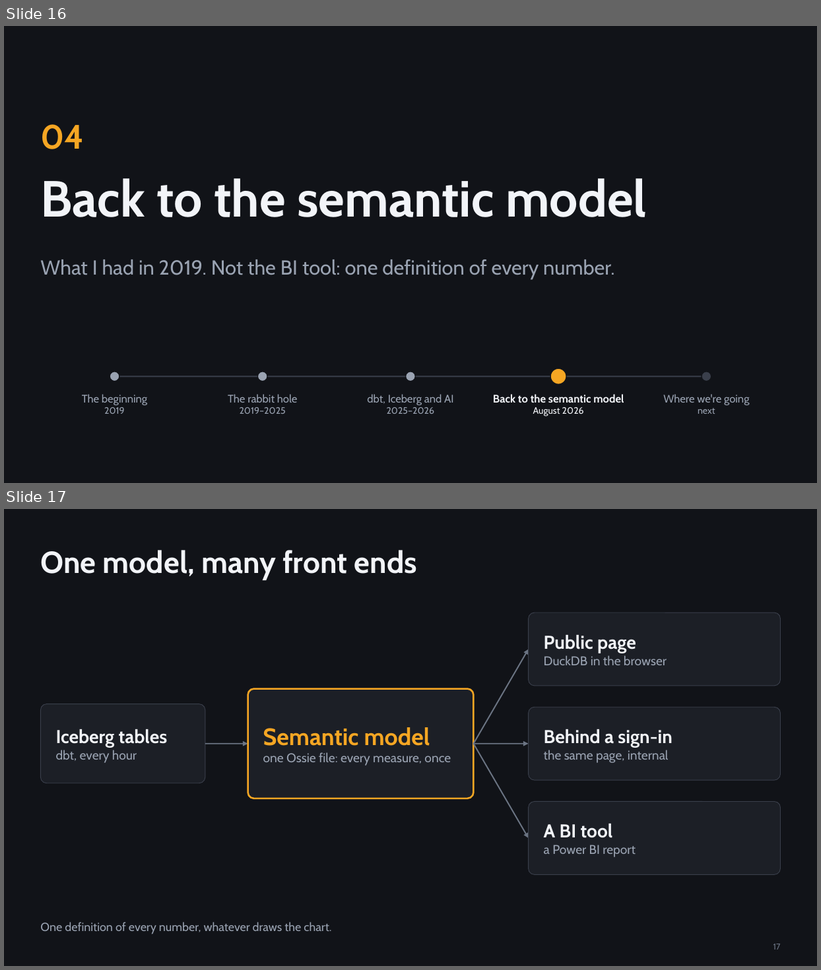
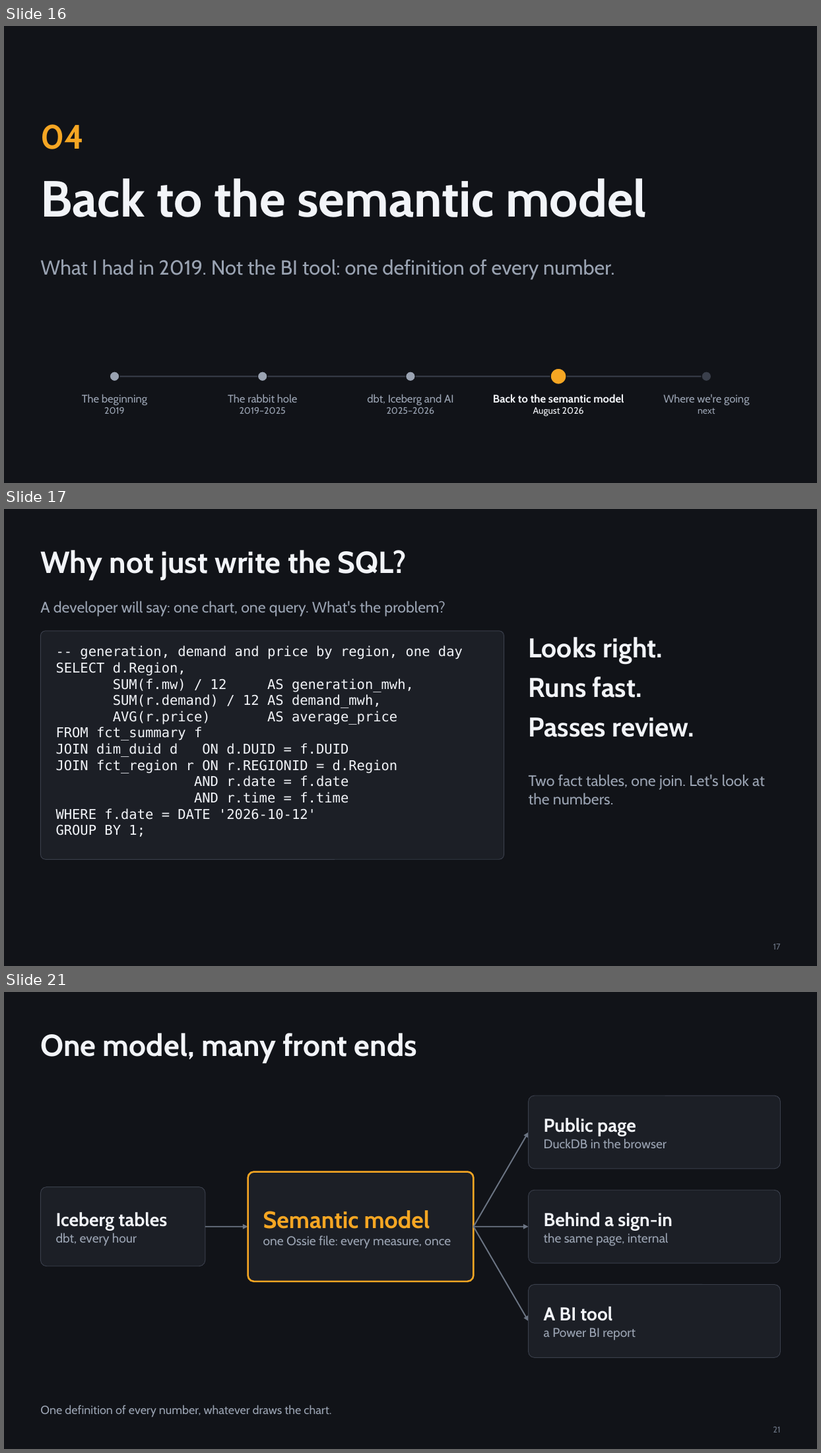
Before and after one commit to djouallah/presentations, a slide deck: analytics-as-code/analytics-as-code.pptx. Shown one above the other, each under a label of ours: slides 16 and 17 before the commit, slides 16, 17 and 21 after it; the slides between them are not shown. The pictures are 821x970 and 821x1453 pixels, drawn with LibreOffice and Linux fonts; fonts in the diff are those of the drawing. Boxes give left, top, right and bottom in pixels: in the first picture for what was removed or moved away, otherwise in the second. Text is boxed around its words. In the diff, an @@ line names an element or a change of style, - is before the commit and + after.

```diff
--- a/analytics-as-code/analytics-as-code.pptx
+++ b/analytics-as-code/analytics-as-code.pptx
@@ slide 17 added at (x1=4, y1=509, x2=817, y2=966), background #111318 @@
@@ title added at (x1=40, y1=550, x2=407, y2=580), 36 pt, text #F2F4F8, bold @@
+Why not just write the SQL?
@@ text added at (x1=40, y1=601, x2=445, y2=617), 18 pt, text #9AA3B2 @@
+A developer will say: one chart, one query. What's the problem?
@@ rounded rectangle added at (x1=40, y1=631, x2=504, y2=859), fill #1C1F26, outline #3A3F4B 0.75 pt @@
@@ text added at (x1=56, y1=646, x2=463, y2=837), 16 pt, text #F2F4F8 @@
+-- generation, demand and price by region, one day
+SELECT d.Region,
+SUM(f.mw) / 12 AS generation_mwh,
+SUM(r.demand) / 12 AS demand_mwh,
+AVG(r.price) AS average_price
+FROM fct_summary f
+JOIN dim_duid d ON d.DUID = f.DUID
+JOIN fct_region r ON r.REGIONID = d.Region
+AND r.date = f.date
+AND r.time = f.time
+WHERE f.date = DATE '2026-10-12'
+GROUP BY 1;
@@ text added at (x1=529, y1=637, x2=663, y2=664), 32 pt, text #F2F4F8, bold @@
+Looks right.
@@ text added at (x1=529, y1=677, x2=642, y2=698), 32 pt, text #F2F4F8, bold @@
+Runs fast.
@@ text added at (x1=529, y1=718, x2=695, y2=737), 32 pt, text #F2F4F8, bold @@
+Passes review.
@@ text added at (x1=529, y1=774, x2=765, y2=805), 18 pt, text #9AA3B2 @@
+Two fact tables, one join. Let's look at the numbers.
@@ page number added at (x1=774, y1=944, x2=781, y2=950), 10 pt, text #6B7483 @@
+17
@@ what was slide 17 is now slide 21 @@
@@ page number at (x1=773, y1=1427, x2=780, y2=1433): text changed @@
-17
+21
```
Also in this commit, not shown: 4 other slides added, 7 other files.
